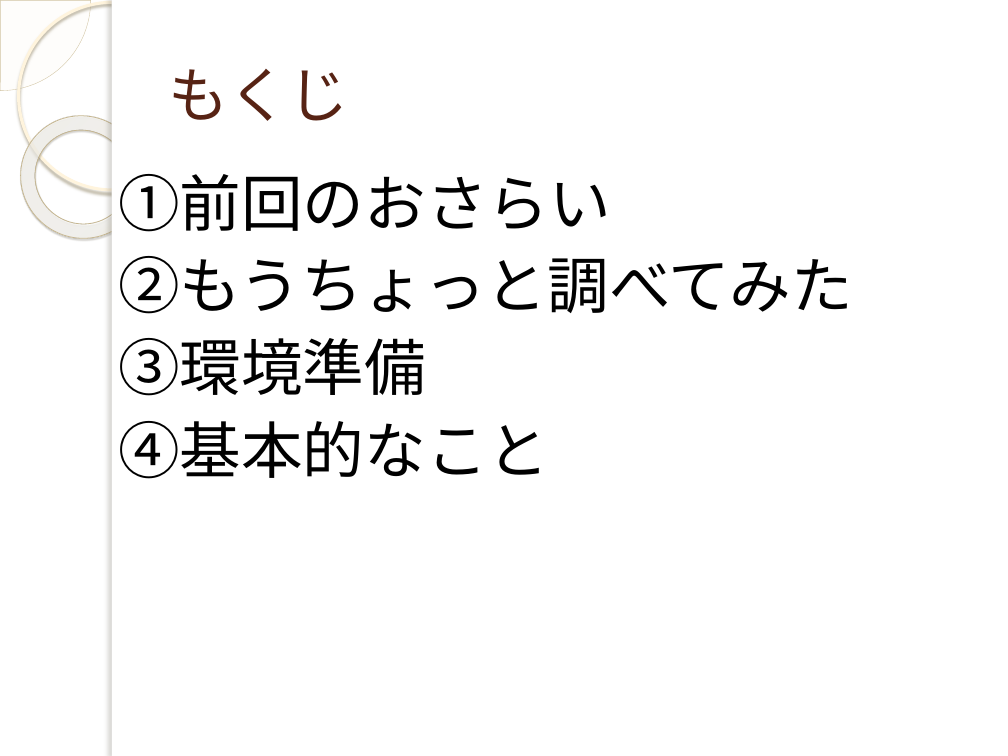
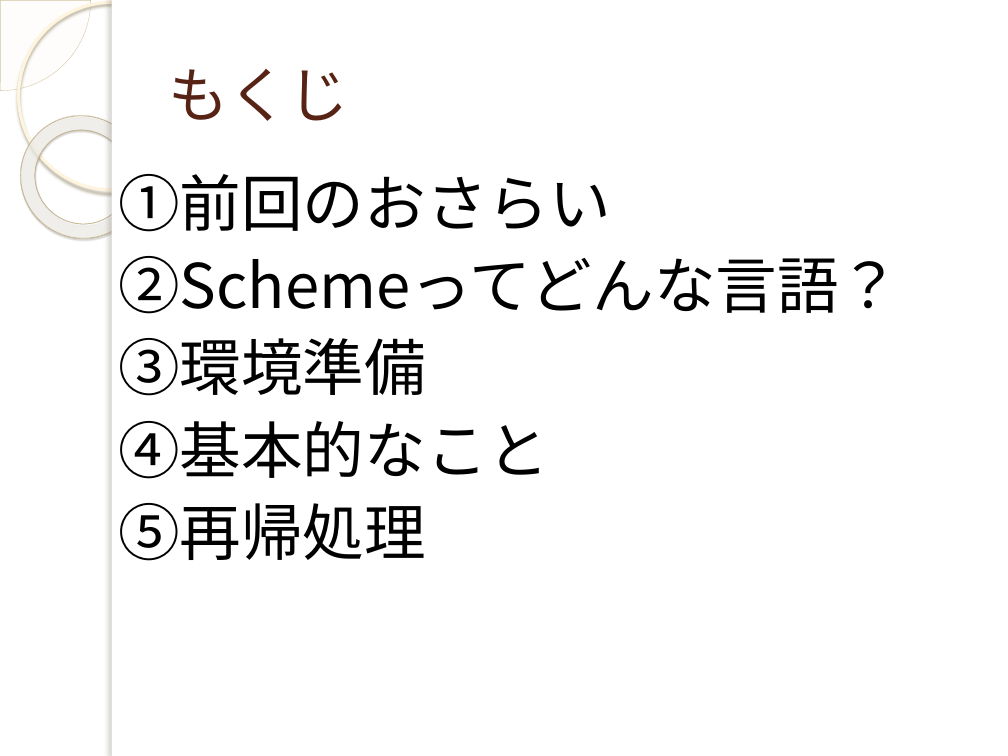
Before and after one commit to yuridonus/FEstudy, a slide deck: slide 2 of scheme.pptx. Drawn at 1008x756 pixels with LibreOffice and Linux fonts; fonts in the diff are those of the drawing; background and template pictures are left out. Boxes give left, top, right and bottom in pixels: in the first picture for what was removed or moved away, otherwise in the second. Text is boxed around its words. In the diff, an @@ line names an element or a change of style, - is before the commit and + after.

```diff
--- a/scheme.pptx
+++ b/scheme.pptx
@@ text at bbox=[118, 256, 900, 314]: text changed @@
-②もうちょっと調べてみた
+②Schemeってどんな言語？
@@ text at bbox=[118, 503, 426, 561]: paragraph added @@
+⑤再帰処理
```
Also in this commit, not shown: 6 other slides changed, 5 slides added, 1 slide removed.
